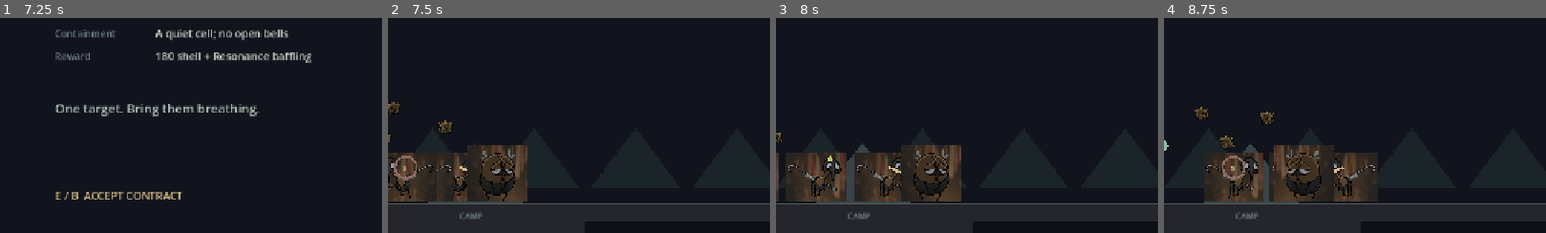
Above: before the commit, frames 1-4 (left to right).
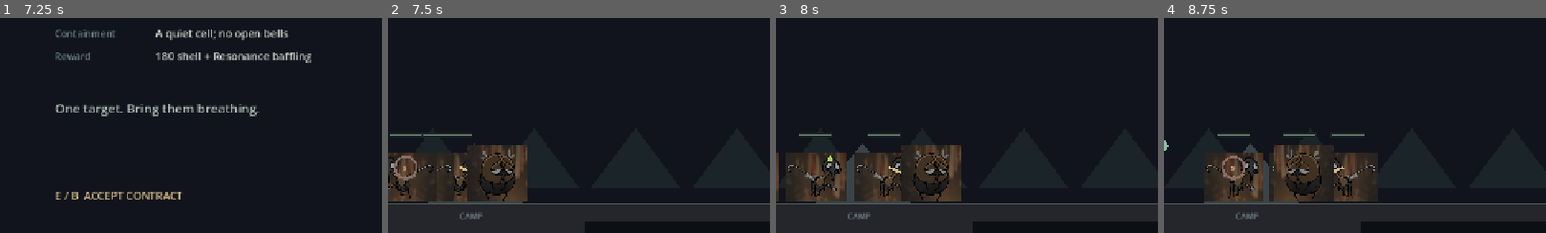
Above: after the commit, the same moments.

Repository: alexlenkoski/the-slab
Game: Godot game, scene res://scenes/main.tscn
Same seed, same stepped clock (60 frames per second), same inputs: the game is played once before the commit and once after it.
Inputs (mouse positions are % of the whole screen's width and height, from its top left):
- Up to frame 1 (7.25 s): tap Enter at 0.5, 2, 3.5 s; move the mouse to (72, 45) at 0.52 s; hold D (move_right) 0.53-1.28 s; tap J (attack) at 0.6, 1.35, 2.3, 3.05, 3.8, 4.55, 5.3, 6.05, 6.8 s; click (72, 45) at 0.67 s; tap Space (jump) at 0.77, 1.25, 1.52, 2.75, 3.02, 3.77, 4.25, 4.52, 6.02, 6.77 s; move the mouse to (30, 55) at 1.27 s; hold A (move_left) 1.28-2.03 s; move the mouse to (60, 28) at 2.02 s; hold D (move_right) 2.03-3.53 s; tap 3 (command_attack) at 2.1 s; move the mouse to (45, 70) at 2.77 s; tap 4 (command_defend) at 2.85 s; click (45, 70) at 2.92 s; move the mouse to (80, 65) at 3.52 s; hold A (move_left) 3.53-5.78 s; tap 1 (command_follow) at 3.6 s; move the mouse to (20, 35) at 4.27 s; tap 2 (command_hold) at 4.35 s; move the mouse to (55, 50) at 5.02 s; tap 5 (command_restrain) at 5.1 s; click (55, 50) at 5.17 s; move the mouse to (35, 25) at 5.77 s; hold D (move_right) from 5.78 s (still down); tap 6 (command_retreat) at 5.85 s; move the mouse to (72, 45) at 6.52 s; tap Q (command_wheel) at 6.6 s
- Up to frame 2 (7.5 s): keep holding D (move_right); move the mouse to (30, 55) at 7.27 s; tap E (interact) at 7.35 s; click (30, 55) at 7.42 s
- Up to frame 3 (8 s): keep holding D (move_right); tap Space (jump) at 7.52 s; tap J (attack) at 7.55 s
- Up to frame 4 (8.75 s): move the mouse to (60, 28) at 8.02 s; release D (move_right) at 8.03 s; hold A (move_left) from 8.03 s (still down); tap K (spit) at 8.1 s; tap J (attack) at 8.3 s
The pictures show only the part of the screen within x 0-50%, y 42-92%; the shares and areas given below are measured in that part.

Frame 1 is identical in both runs. In frame 2, 0.4% of the frame differs, in the area x 0-22%, y 39-58%; in frame 3, 0.1%; in frame 4, 0.6%, in the area x 8-53%, y 41-61%.

Commit message:
Fix Tiny Brood Mother and guard combat behavior

Diff:
--- a/scripts/game.gd
+++ b/scripts/game.gd
@@ -32,11 +32,11 @@
 const SPIT_PUDDLE_LIFETIME := 6.0
 const SPIT_PUDDLE_RADIUS := 58.0
 const DIRECT_SPIT_STUN := 3.0
-const NEEDLE_DAMAGE := 14.0
+const NEEDLE_DAMAGE := 7.0
 const NEEDLE_RANGE := 76.0
 const NEEDLE_COOLDOWN := 0.9
-const ACID_IMPACT_DAMAGE := 4.0
-const ACID_TICK_DAMAGE := 2.0
+const ACID_IMPACT_DAMAGE := 2.0
+const ACID_TICK_DAMAGE := 1.0
 const ACID_TICK_INTERVAL := 0.25
 const ACID_DURATION_PER_HIT := 1.0
 const ACID_MAX_DURATION := 8.0
@@ -56,7 +56,7 @@
 const FRESH_FLY_SWARM_ROTATION_SPEED := 1.25
 const FRESH_FLY_SPEED := 390.0
 const FRESH_FLY_EXPLOSION_RADIUS := 82.0
-const FRESH_FLY_DAMAGE := 18.0
+const FRESH_FLY_DAMAGE := 9.0
 
 enum Phase { BRIEFING, EXPEDITION, SLAB, OUTCOME }
 enum Order { FOLLOW, HOLD, ATTACK, DEFEND, RESTRAIN, RETREAT }
@@ -179,7 +179,9 @@
 	fresh_fly_swarm.clear()
 	fresh_fly_bursts.clear()
 	fresh_fly_swarm_angle = 0.0
-	fresh_fly_replacement_cooldown = 0.0
+	# The opening swarm deploys through the same staggered three-second cadence
+	# as later replacements instead of appearing all at once.
+	fresh_fly_replacement_cooldown = FRESH_FLY_REPLACEMENT_DELAY
 	next_fresh_fly_id = 0
 	var guard_definitions: Array = content.get("expedition_guards", [])
 	for index in guard_definitions.size():
@@ -189,6 +191,7 @@
 			"pos": Vector2(start_x, GROUND_Y),
 			"role": String(definition.role),
 			"health": float(definition.health),
+			"max_health": float(definition.health),
 			"hold_x": start_x,
 			"facing": 1.0,
 			"attack_cooldown": 0.0,
@@ -197,10 +200,6 @@
 			"fresh_fly_launch_cooldown": 0.0,
 			"fresh_flies": int(definition.get("fresh_flies", 0))
 		})
-	var brood_mother := _tiny_brood_mother()
-	if not brood_mother.is_empty():
-		for fly_index in mini(FRESH_FLY_SWARM_LIMIT, int(brood_mother.fresh_flies)):
-			_add_fresh_fly_to_swarm(brood_mother)
 
 
 func _process(delta: float) -> void:
@@ -282,8 +281,10 @@
 	_update_spit(delta, [target, scout])
 	_update_acid_projectiles(delta, [target, scout])
 	_update_acid_effects(delta, [target, scout])
+	_update_squad(delta)
+	# Orbit from the Brood Mother's position after squad movement. This keeps the
+	# swarm attached and advancing even on the frame she reverses direction.
 	_update_fresh_flies(delta, [target, scout])
-	_update_squad(delta)
 	_update_enemy(target, delta, true)
 	if scout.active:
 		_update_enemy(scout, delta, false)
@@ -564,8 +565,10 @@
 	return {}
 
 
-func _fresh_fly_total_remaining(member: Dictionary) -> int:
-	return mini(FRESH_FLY_CAPACITY, int(member.get("fresh_flies", 0)) + fresh_fly_swarm.size() + fresh_flies.size())
+func _fresh_fly_reserve_count(member: Dictionary) -> int:
+	# Undeployed and orbiting flies have not launched yet. Flies already in
+	# flight are committed and therefore no longer appear in the reserve count.
+	return mini(FRESH_FLY_CAPACITY, int(member.get("fresh_flies", 0)) + fresh_fly_swarm.size())
 
 
 func _can_fresh_fly_target(enemy: Dictionary) -> bool:
@@ -617,8 +620,14 @@
 
 
 func _damage_squad_member(member: Dictionary, damage: float, attacker: Dictionary) -> void:
+	var was_alive := float(member.health) > 0.0
 	member.health = maxf(0.0, float(member.health) - damage)
 	member.hurt_cooldown = 0.72
+	if was_alive and member.health <= 0.0:
+		expedition_message = "%s is down and can no longer act." % String(member.role).replace("_", " ").capitalize()
+		if member.role == "TINY_BROOD_MOTHER":
+			fresh_fly_swarm.clear()
+			fresh_flies.clear()
 	if member.role != "TINY_BROOD_MOTHER" or member.health <= 0.0:
 		return
 	# Retaliation launches every fly already in the swarm, regardless of its age
@@ -973,7 +982,13 @@
 	if scout.active: _draw_enemy(scout.pos - Vector2(cam, 0), scout.health / 48.0, false)
 	_draw_enemy(target.pos - Vector2(cam, 0), target.health / target.max_health, true)
 	for member in squad:
-		_draw_squad_member(member.pos - Vector2(cam, 0), member.role, member.facing, member.attack_flash)
+		_draw_squad_member(
+			member.pos - Vector2(cam, 0),
+			member.role,
+			member.facing,
+			member.attack_flash,
+			float(member.health) / float(member.max_health)
+		)
 	_draw_warden(player.pos - Vector2(cam, 0))
 	_draw_hud("EXPEDITION · THE HUSHED GALLERIES", expedition_message)
 	_draw_order_bar()
@@ -1106,7 +1121,11 @@
 	draw_line(pos+Vector2(player.facing*10,-20), pos+Vector2(player.facing*39,3), Color("d8c190"), 5)
 
 
-func _draw_squad_member(pos: Vector2, role: String, facing: float, attack_flash: float = 0.0) -> void:
+func _draw_squad_member(pos: Vector2, role: String, facing: float, attack_flash: float = 0.0, health_ratio: float = 1.0) -> void:
+	var downed := health_ratio <= 0.0
+	var displayed_health := clampf(health_ratio, 0.0, 1.0)
+	draw_rect(Rect2(pos + Vector2(-28.0, -91.0), Vector2(56.0, 6.0)), Color("20252a"))
+	draw_rect(Rect2(pos + Vector2(-27.0, -90.0), Vector2(54.0 * displayed_health, 4.0)), Color("80ad83") if not downed else Color("704f4b"))
 	if guard_texture:
 		var texture_size := guard_texture.get_size()
 		var draw_width := GUARD_DRAW_HEIGHT * texture_size.x / texture_size.y
@@ -1115,9 +1134,13 @@
 		draw_texture_rect(
 			guard_texture,
 			Rect2(-draw_width / 2.0, -GUARD_DRAW_HEIGHT + 24.0, draw_width, GUARD_DRAW_HEIGHT),
-			false
+			false,
+			Color(0.34, 0.36, 0.38, 0.72) if downed else Color.WHITE
 		)
 		draw_set_transform(Vector2.ZERO)
+		if downed:
+			_text("DOWN", pos + Vector2(-22.0, 32.0), 12, Color("b98d72"))
+			return
 		if role == "NEEDLE":
 			draw_line(pos + Vector2(facing * 8.0, -34.0), pos + Vector2(facing * 54.0, -15.0), Color("d9bd83"), 4.0)
 			if attack_flash > 0.0:
@@ -1128,10 +1151,13 @@
 				draw_line(pos + Vector2(facing * 28.0, -48.0), pos + Vector2(facing * 48.0, -53.0), Color("d5ed83"), 4.0)
 		elif role == "TINY_BROOD_MOTHER":
 			draw_circle(pos + Vector2(0.0, -34.0), 18.0, Color("8c6c62"), false, 4.0)
-			_text(str(_fresh_fly_total_remaining(_tiny_brood_mother())), pos + Vector2(-5.0, -29.0), 12, Color("ead8a6"))
-		return
-	draw_circle(pos + Vector2(0,-25), 12, Color("8ca4a0"))
-	draw_rect(Rect2(pos+Vector2(-14,-13), Vector2(28,35)), Color("405159"))
+			_text(str(_fresh_fly_reserve_count(_tiny_brood_mother())), pos + Vector2(-5.0, -29.0), 12, Color("ead8a6"))
+		return
+	draw_circle(pos + Vector2(0,-25), 12, Color("4b5050") if downed else Color("8ca4a0"))
+	draw_rect(Rect2(pos+Vector2(-14,-13), Vector2(28,35)), Color("292d30") if downed else Color("405159"))
+	if downed:
+		_text("DOWN", pos + Vector2(-22.0, 32.0), 12, Color("b98d72"))
+		return
 	_text(role.substr(0,1), pos+Vector2(-5,5), 12, Color("d9bd83"))
 	if role == "NEEDLE":
 		draw_line(pos + Vector2(facing * 8.0, -28.0), pos + Vector2(facing * 50.0, -10.0), Color("d9bd83"), 4.0)
--- a/tests/smoke_test.gd
+++ b/tests/smoke_test.gd
@@ -25,8 +25,16 @@
 	_check(game.squad[0].role == "NEEDLE", "first squad member was not the needle guard")
 	_check(game.squad[1].role == "ACID_SPITTER", "second squad member was not the Acid Spitter")
 	_check(game.squad[2].role == "TINY_BROOD_MOTHER", "third squad member was not the Tiny Brood Mother")
-	_check(game.squad[2].fresh_flies == 6 and game.fresh_fly_swarm.size() == 3, "Tiny Brood Mother did not begin with three of nine flies in her swarm")
+	_check(game.squad[2].fresh_flies == 9 and game.fresh_fly_swarm.is_empty(), "Tiny Brood Mother did not begin with all nine flies undeployed")
 	_check(game.fresh_fly_texture != null, "Fresh Fly artwork did not load")
+	game._update_fresh_flies(2.9, [game.target, game.scout])
+	_check(game.fresh_fly_swarm.is_empty(), "the first Fresh Fly deployed before three seconds")
+	game._update_fresh_flies(0.11, [game.target, game.scout])
+	_check(game.fresh_fly_swarm.size() == 1 and game.squad[2].fresh_flies == 8, "the first Fresh Fly did not deploy after three seconds")
+	game._update_fresh_flies(3.0, [game.target, game.scout])
+	_check(game.fresh_fly_swarm.size() == 2 and game.squad[2].fresh_flies == 7, "the opening Fresh Flies did not deploy incrementally")
+	game._update_fresh_flies(3.0, [game.target, game.scout])
+	_check(game.fresh_fly_swarm.size() == 3 and game.squad[2].fresh_flies == 6, "the opening swarm did not fill incrementally")
 
 	game.target.captured = true
 	game.target.pos = Vector2(1000, game.GROUND_Y)
@@ -65,7 +73,7 @@
 	game.squad[0].pos = Vector2(650, game.GROUND_Y)
 	game.squad[0].facing = 1.0
 	game._needle_guard_attack(game.squad[0])
-	_check(game.target.health == 86.0 and game.scout.health == 34.0, "needle swing did not cleave overlapping enemies")
+	_check(game.target.health == 93.0 and game.scout.health == 41.0, "needle swing did not cleave overlapping enemies at reduced damage")
 	_check(game.target.pos.x == 700.0 and game.scout.pos.x == 710.0, "needle swing incorrectly applied knockback")
 
 	var acid_spitter: Dictionary = game.squad[1]
@@ -92,11 +100,59 @@
 	for hit in 10:
 		game._apply_acid_hit(game.target)
 	_check(game.target.acid_duration == 8.0, "repeated acid hits did not cap duration at eight seconds")
-	_check(game.target.health == 60.0, "acid impact damage did not remain weak and constant")
+	_check(game.target.health == 80.0, "acid impact damage did not remain weak and constant")
 	game._update_acid_effects(0.25, [game.target])
-	_check(game.target.health == 58.0, "acid did not apply its fixed tick damage")
+	_check(game.target.health == 79.0, "acid did not apply its reduced fixed tick damage")
 
 	var brood_mother: Dictionary = game.squad[2]
+	game.fresh_flies.clear()
+	game.fresh_fly_swarm.clear()
+	brood_mother.fresh_flies = 6
+	for fly_index in 3:
+		game._add_fresh_fly_to_swarm(brood_mother)
+	for fly in game.fresh_fly_swarm:
+		fly.swarm_time = 5.0
+	game.player.pos = Vector2(900, game.GROUND_Y)
+	brood_mother.pos = Vector2(400, game.GROUND_Y)
+	game.target.pos = Vector2(1100, game.GROUND_Y)
+	game.order = game.Order.FOLLOW
+	game._update_squad(0.1)
+	game._update_fresh_flies(0.1, [game.target, game.scout])
+	var forward_position: float = brood_mother.pos.x
+	var angle_before_reversal: float = game.fresh_fly_swarm_angle
+	game.player.pos = Vector2(500, game.GROUND_Y)
+	game._update_squad(0.1)
+	game._update_fresh_flies(0.1, [game.target, game.scout])
+	_check(brood_mother.pos.x < forward_position and brood_mother.facing < 0.0, "Tiny Brood Mother did not move when reversing to follow the Warden")
+	_check(game.fresh_fly_swarm_angle > angle_before_reversal, "Fresh Fly rotation stopped when the Tiny Brood Mother reversed")
+	game.order = game.Order.ATTACK
+	brood_mother.fresh_fly_launch_cooldown = 0.0
+	game._update_squad(0.0)
+	_check(game.fresh_flies.size() == 1, "a mature Fresh Fly did not launch after the Tiny Brood Mother reversed")
+	_check(game._fresh_fly_reserve_count(brood_mother) == 5, "the Brood Mother counter included a launched Fresh Fly")
+
+	# Exhausting the undeployed brood is a normal terminal inventory state. The
+	# final two flies must keep orbiting and the living Brood Mother must move.
+	game.fresh_flies.clear()
+	game.fresh_fly_swarm.clear()
+	brood_mother.fresh_flies = 0
+	for fly_index in 2:
+		game.fresh_fly_swarm.append({
+			"id": 30 + fly_index,
+			"pos": brood_mother.pos + game.FRESH_FLY_SWARM_CENTER,
+			"swarm_time": 0.0,
+			"facing": -1.0
+		})
+	game.order = game.Order.FOLLOW
+	game.player.pos = Vector2(900, game.GROUND_Y)
+	var two_fly_position: float = brood_mother.pos.x
+	var two_fly_angle: float = game.fresh_fly_swarm_angle
+	game._update_squad(0.1)
+	game._update_fresh_flies(0.1, [game.target, game.scout])
+	_check(brood_mother.pos.x > two_fly_position, "Tiny Brood Mother stopped moving with only two Fresh Flies remaining")
+	_check(game.fresh_fly_swarm_angle > two_fly_angle, "the final two Fresh Flies stopped rotating with no reserves")
+	_check(not game._add_fresh_fly_to_swarm(brood_mother), "an exhausted Fresh Fly reserve accepted an invalid deployment")
+
 	game.fresh_flies.clear()
 	game.fresh_fly_swarm.clear()
 	brood_mother.fresh_flies = 9
@@ -141,12 +197,13 @@
 	game.target.pos = Vector2(700, game.GROUND_Y)
 	game.scout.pos = Vector2(740, game.GROUND_Y)
 	game._explode_fresh_fly(game.target.pos + Vector2(0, -32), [game.target, game.scout])
-	_check(game.target.health == 35.0, "Fresh Fly explosion crossed the target's capture threshold")
-	_check(game.scout.health == 22.0, "Fresh Fly explosion did not damage every enemy in its area")
+	_check(game.target.health == 41.0, "Fresh Fly explosion applied the wrong reduced damage")
+	_check(game.scout.health == 31.0, "Fresh Fly explosion did not apply reduced damage to every enemy in its area")
 
 	game.fresh_flies.clear()
 	game.fresh_fly_swarm.clear()
 	brood_mother.fresh_flies = 8
+	game.target.health = game.target.capture_threshold
 	game.fresh_fly_replacement_cooldown = 3.0
 	game.fresh_flies.append({"id": 20, "pos": brood_mother.pos + Vector2(0, -48), "target": game.target, "returning": false, "facing": 1.0})
 	game._update_fresh_flies(0.01, [game.target, game.scout])
@@ -162,6 +219,9 @@
 	brood_mother.health = 55.0
 	game._damage_squad_member(brood_mother, 5.0, game.target)
 	_check(game.fresh_flies.size() == 3 and game.fresh_fly_swarm.is_empty(), "attacking the Tiny Brood Mother did not launch her whole swarm")
+	game._damage_squad_member(brood_mother, 50.0, game.target)
+	_check(brood_mother.health == 0.0, "lethal damage did not down the Tiny Brood Mother")
+	_check(game.fresh_flies.is_empty() and game.fresh_fly_swarm.is_empty(), "Fresh Flies remained visible after the Tiny Brood Mother was downed")
 
 	game.spit_projectiles.clear()
 	game.player.pos = Vector2(500, game.GROUND_Y)
Not shown, changed: AGENTS.md
Not shown, changed: README.md
Not shown, changed: design/gameplay.md
